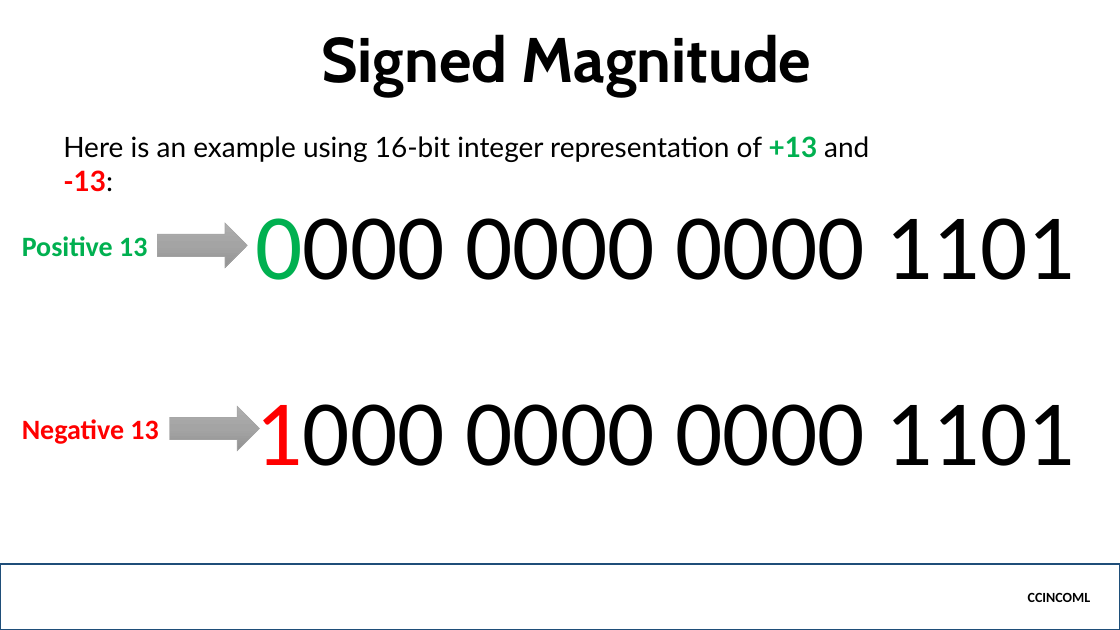
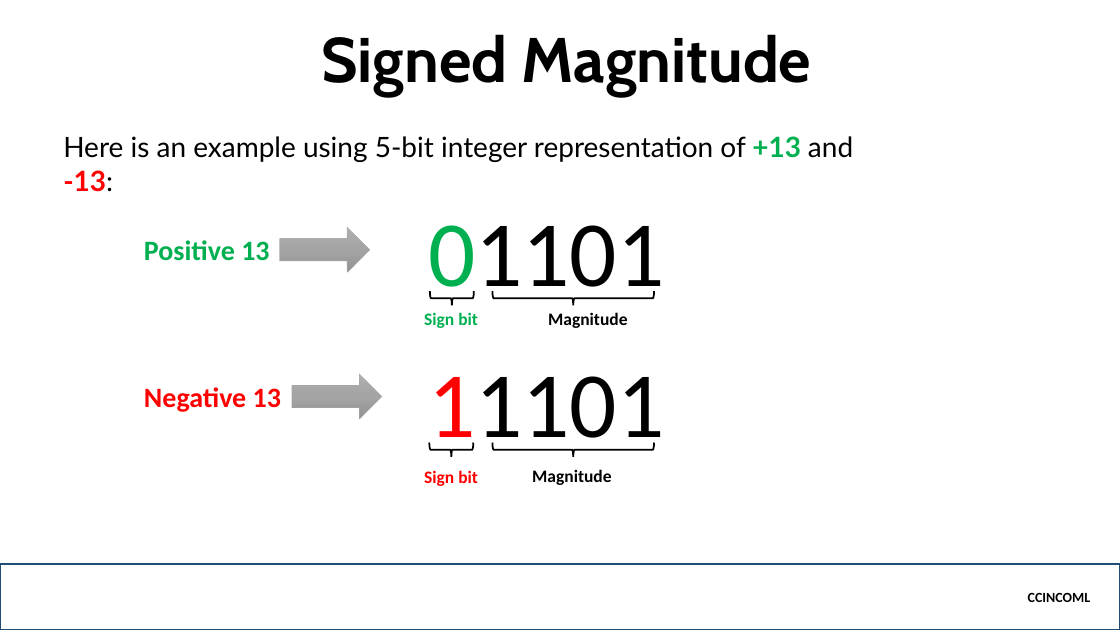
Before and after one commit to jamenggay/CCINCOML, a slide deck: slide 5 of Part 4 - Number System/Binary Representations.pptx. Drawn at 1120x630 pixels with LibreOffice and Linux fonts; fonts in the diff are those of the drawing; background and template pictures are left out. Boxes give left, top, right and bottom in pixels: in the first picture for what was removed or moved away, otherwise in the second. Text is boxed around its words. In the diff, an @@ line names an element or a change of style, - is before the commit and + after.

Commit message:
updated slides

```diff
--- a/Part 4 - Number System/Binary Representations.pptx
+++ b/Part 4 - Number System/Binary Representations.pptx
@@ text at (63,136,853,162): text changed @@
-Here is an example using 16-bit integer representation of +13 and -13:
+Here is an example using 5-bit integer representation of +13 and -13:
@@ text "Positive 13": place and size @@
-text "Positive 13" at (22,236,147,257)
+text "Positive 13" at (144,240,269,261)
@@ right arrow: place and size @@
-right arrow at (157,223,247,268)
+right arrow at (280,228,370,272)
@@ text at (428,225,664,306): text changed @@
-0000 0000 0000 1101
+01101
@@ right brace added at (430,291,473,305), outline #000000 1.5 pt @@
@@ right brace added at (493,291,654,305), outline #000000 1.5 pt @@
@@ text added at (424,312,478,328), 15 pt, text #00B050, bold @@
+Sign bit
@@ text added at (548,312,627,328), 15 pt, text #000000, bold @@
+Magnitude
@@ text "Negative 13": place and size @@
-text "Negative 13" at (22,419,158,444)
+text "Negative 13" at (144,387,281,412)
@@ right arrow: place and size @@
-right arrow at (170,407,260,451)
+right arrow at (292,375,381,419)
@@ text at (428,376,664,457): text changed @@
-1000 0000 0000 1101
+11101
@@ right brace added at (430,442,473,457), outline #000000 1.5 pt @@
@@ right brace added at (493,442,654,457), outline #000000 1.5 pt @@
@@ text added at (424,470,478,486), 15 pt, text #FF0000, bold @@
+Sign bit
@@ text added at (532,469,611,485), 15 pt, text #000000, bold @@
+Magnitude
```
Also in this commit, not shown: 5 other slides changed, 3 slides added, 2 other files.
